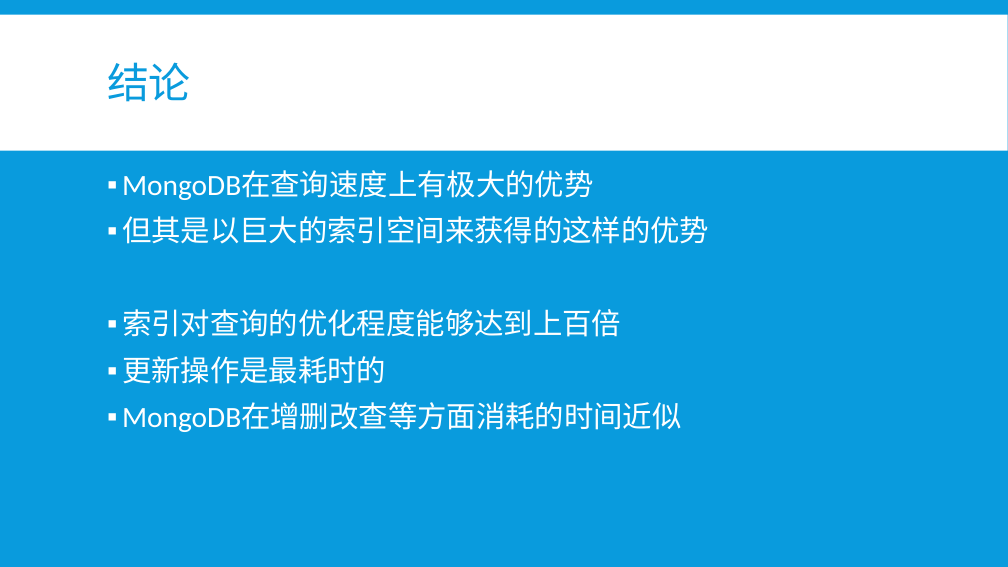
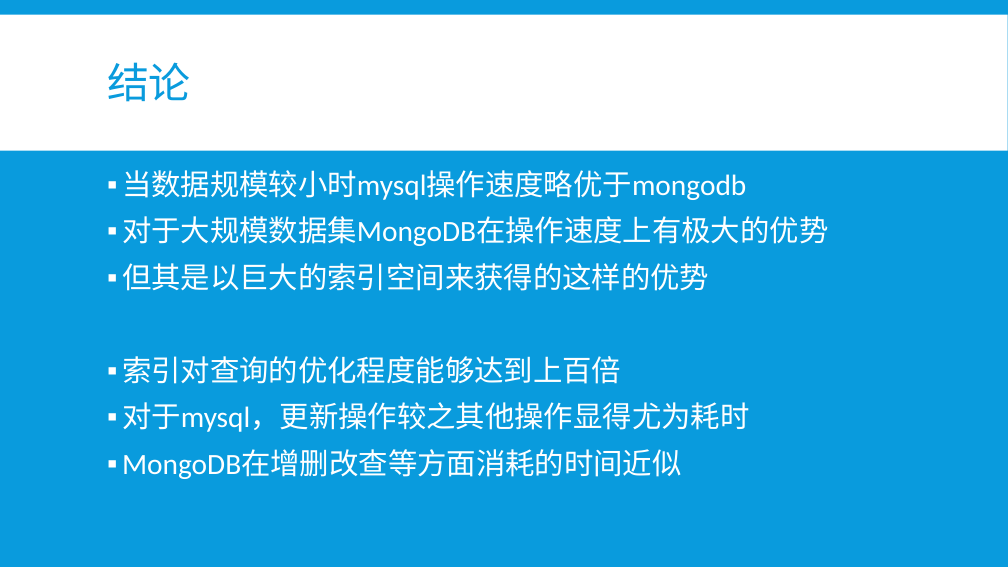
Before and after one commit to b4ubles/PCBNS, a slide deck: slide 19 of doc/NoSQL vs SQL.pptx (slide 17 before the commit). Drawn at 1008x567 pixels with LibreOffice and Linux fonts; fonts in the diff are those of the drawing. Boxes give left, top, right and bottom in pixels: in the first picture for what was removed or moved away, otherwise in the second. Text is boxed around its words. In the diff, an @@ line names an element or a change of style, - is before the commit and + after.

```diff
--- a/doc/NoSQL vs SQL.pptx
+++ b/doc/NoSQL vs SQL.pptx
@@ text at [122,170,828,246]: text changed @@
-▪ MongoDB在查询速度上有极大的优势
+▪ 当数据规模较小时mysql操作速度略优于mongodb
+▪ 对于大规模数据集MongoDB在操作速度上有极大的优势
@@ text at [122,402,749,432]: text changed @@
-▪ 更新操作是最耗时的
+▪ 对于mysql，更新操作较之其他操作显得尤为耗时
```
Also in this commit, not shown: 13 other slides changed, 6 slides added, 5 slides removed.
